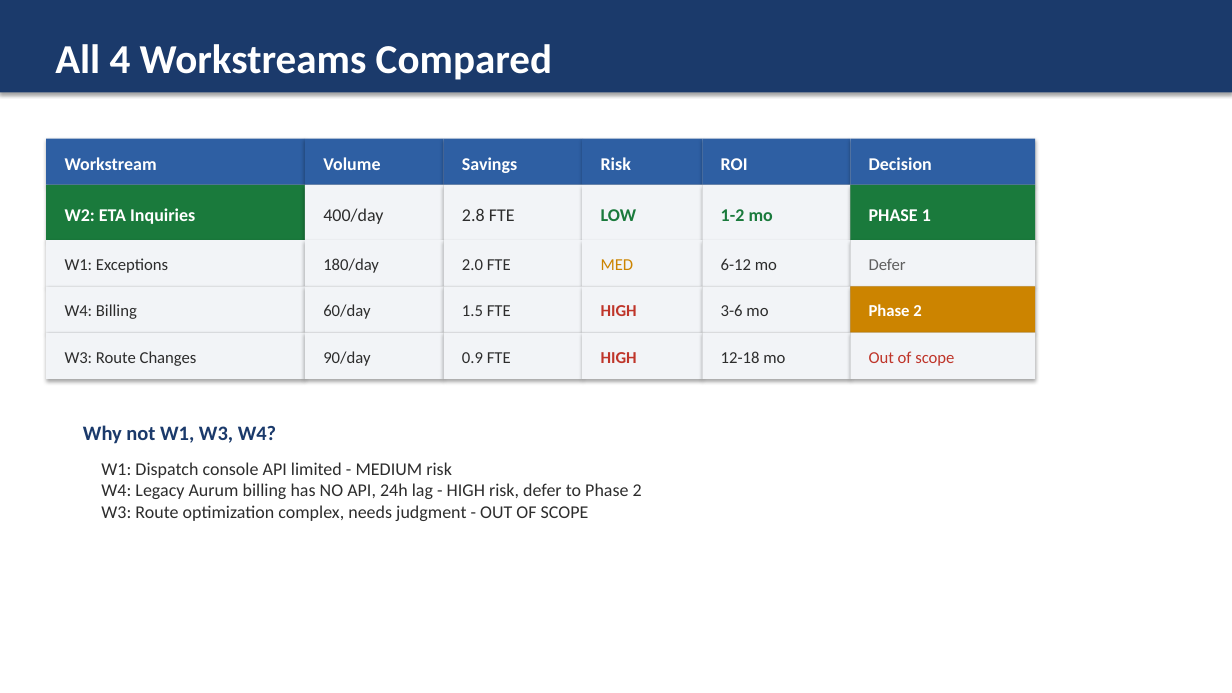
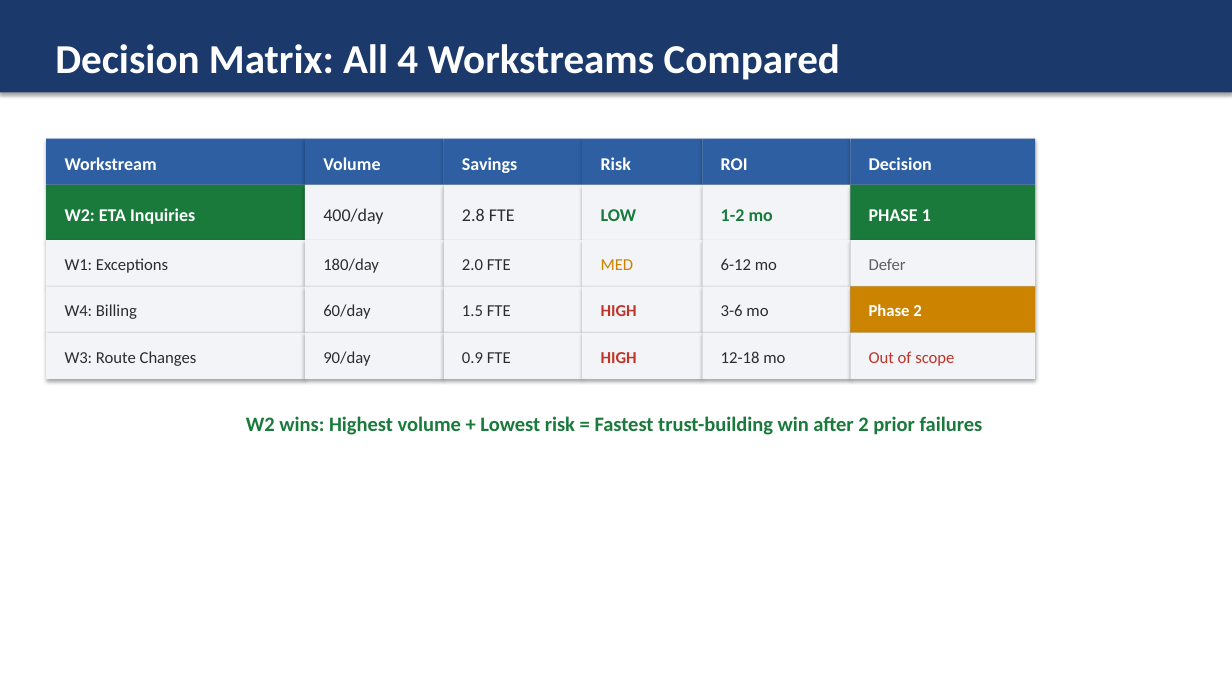
Before and after one commit to aohagan1234/FDE-practice-week2, a slide deck: slide 4 of FDE-assessment-week2/Gate2-Final-Presentation.pptx (slide 3 before the commit). Drawn at 1232x693 pixels with LibreOffice and Linux fonts; fonts in the diff are those of the drawing. Boxes give left, top, right and bottom in pixels: in the first picture for what was removed or moved away, otherwise in the second. Text is boxed around its words. In the diff, an @@ line names an element or a change of style, - is before the commit and + after.

```diff
--- a/FDE-assessment-week2/Gate2-Final-Presentation.pptx
+++ b/FDE-assessment-week2/Gate2-Final-Presentation.pptx
@@ text at [55, 44, 840, 80]: text changed @@
-All 4 Workstreams Compared
+Decision Matrix: All 4 Workstreams Compared
@@ text at [246, 416, 983, 435]: text changed; text colour #1B3A6B to #1A7A3C @@
-Why not W1, W3, W4?
+W2 wins: Highest volume + Lowest risk = Fastest trust-building win after 2 prior failures
@@ text removed at [101, 462, 642, 521] @@
-W1: Dispatch console API limited - MEDIUM risk
-W4: Legacy Aurum billing has NO API, 24h lag - HIGH risk, defer to Phase 2
-W3: Route optimization complex, needs judgment - OUT OF SCOPE
```
Also in this commit, not shown: 3 other slides changed, 5 slides added, 1 slide removed, 1 other file.
